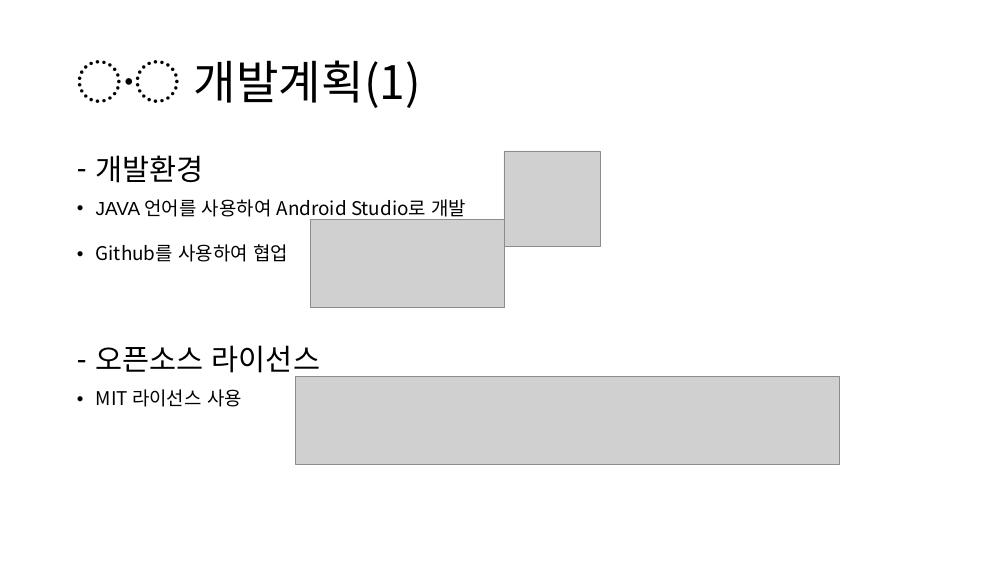
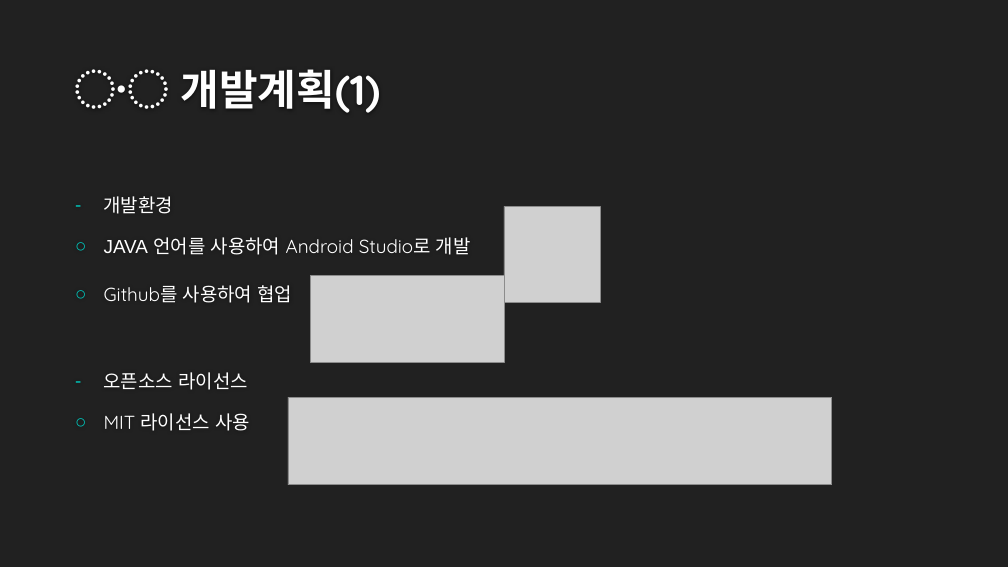
Before and after one commit to OSS-2021-team3/Drawing-Trade, a slide deck: slide 11 of OSS IDEA PROPOSAL.pptx (slide 10 before the commit). Drawn at 1008x567 pixels with LibreOffice and Linux fonts; fonts in the diff are those of the drawing; grey boxes stand for pictures; background and template pictures are left out. Boxes give left, top, right and bottom in pixels: in the first picture for what was removed or moved away, otherwise in the second. Text is boxed around its words. In the diff, an @@ line names an element or a change of style, - is before the commit and + after.

Commit message:
PPT 수정
-발표 ppt 디자인 수정
-관련 오픈소스 프로젝트 추가

```diff
--- a/OSS IDEA PROPOSAL.pptx
+++ b/OSS IDEA PROPOSAL.pptx
@@ background #FFFFFF to #212121 @@
@@ title "〮 개발계획(1)": place and size @@
-title "〮 개발계획(1)" at (77,60,421,108)
+title "〮 개발계획(1)" at (75,69,381,113)
@@ title "〮 개발계획(1)" at (75,69,381,113): size 44 to 40 pt, font Noto Sans CJK KR to Quicksand, text colour #000000 to #FEFEFE, bold on; line spacing 0.9 to 1; vertical alignment middle to bottom @@
@@ text "개발환경": place and size @@
-text "개발환경" at (96,155,467,407)
+text "개발환경" at (104,196,471,431)
@@ text "개발환경" at (104,196,471,431): size 28 to 18 pt in "개발환경", "오픈소스 라이선스"; font Noto Sans CJK KR to Quicksand, text colour #000000 to #FFFFFF; indent changed; line spacing 0.9 to 1; bullet • to ○; vertical alignment top to middle @@
@@ picture: place and size @@
-picture at (504,151,600,247)
+picture at (504,206,600,302)
@@ picture: place and size @@
-picture at (311,220,504,308)
+picture at (311,275,504,363)
@@ picture: place and size @@
-picture at (296,377,839,464)
+picture at (288,397,832,485)
```
Also in this commit, not shown: 10 other slides changed, 1 slide added.
